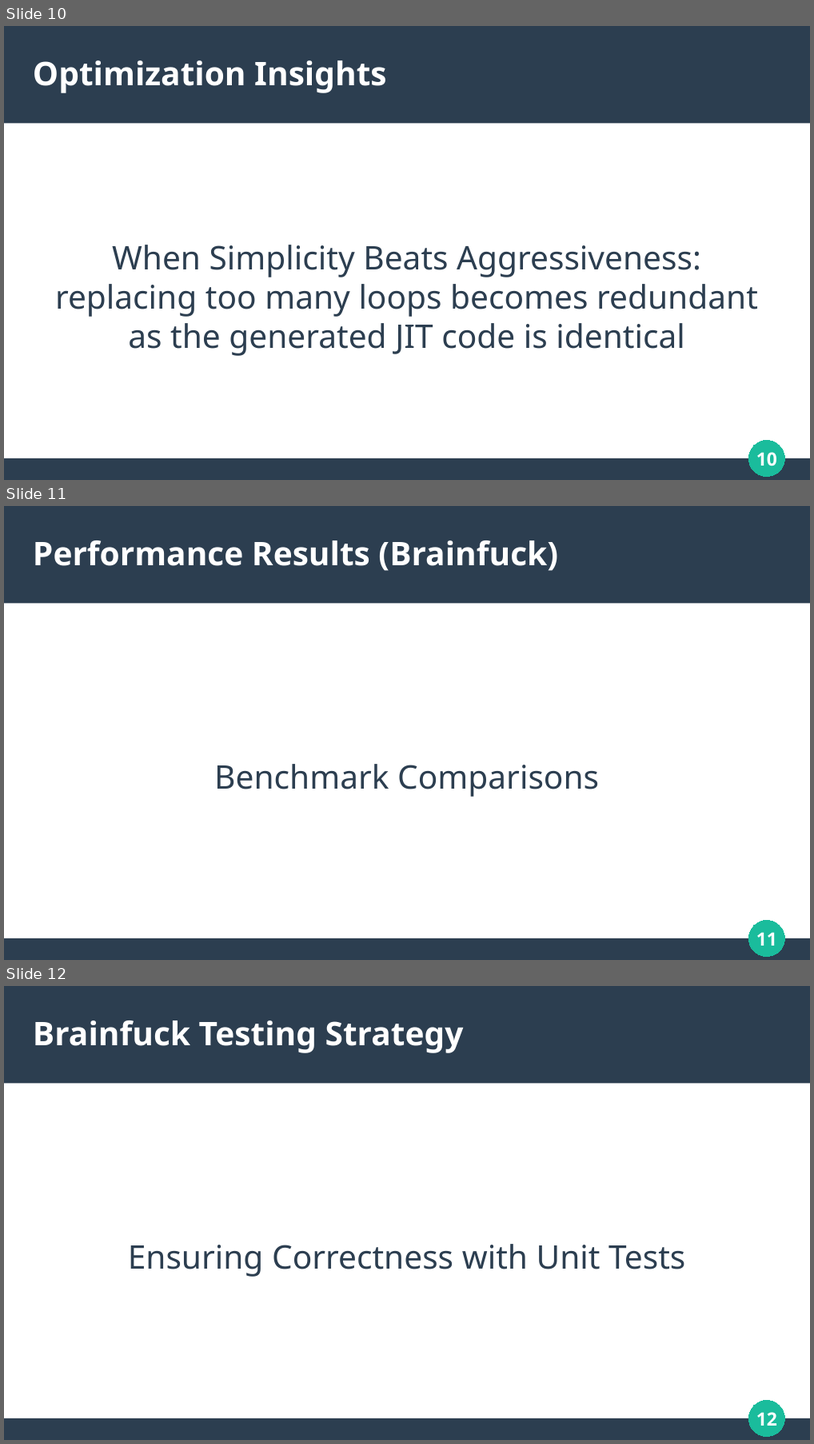
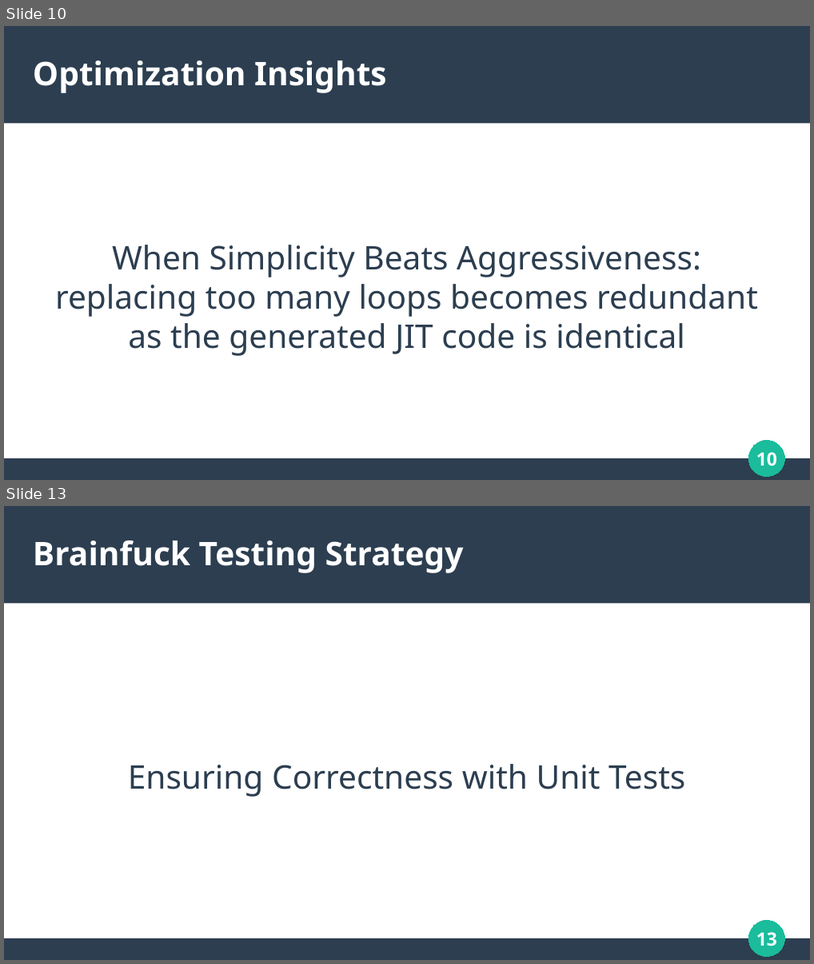
Before and after one commit to solomonarul/bachelors, a slide deck: presentation.odp. Shown one above the other, each under a label of ours: slides 10, 11 and 12 before the commit, slides 10 and 13 after it; the slides between them are not shown. The pictures are 814x1444 and 814x964 pixels, drawn with LibreOffice and Linux fonts; fonts in the diff are those of the drawing. Boxes give left, top, right and bottom in pixels: in the first picture for what was removed or moved away, otherwise in the second. Text is boxed around its words. In the diff, an @@ line names an element or a change of style, - is before the commit and + after.

```diff
--- a/presentation.odp
+++ b/presentation.odp
@@ slide 11 removed at (x1=4, y1=506, x2=810, y2=960), background #FFFFFF; not listed: 3 template elements that a slide beside it also shows @@
@@ title removed at (x1=33, y1=540, x2=558, y2=571) @@
-Performance Results (Brainfuck)
@@ subtitle removed at (x1=214, y1=764, x2=599, y2=796) @@
-Benchmark Comparisons
@@ page number removed at (x1=757, y1=932, x2=778, y2=945) @@
-11
@@ what was slide 12 is now slide 13 @@
@@ page number at (x1=757, y1=932, x2=778, y2=946): text changed @@
-12
+13
```
Also in this commit, not shown: 2 slides added, 1 other file.
